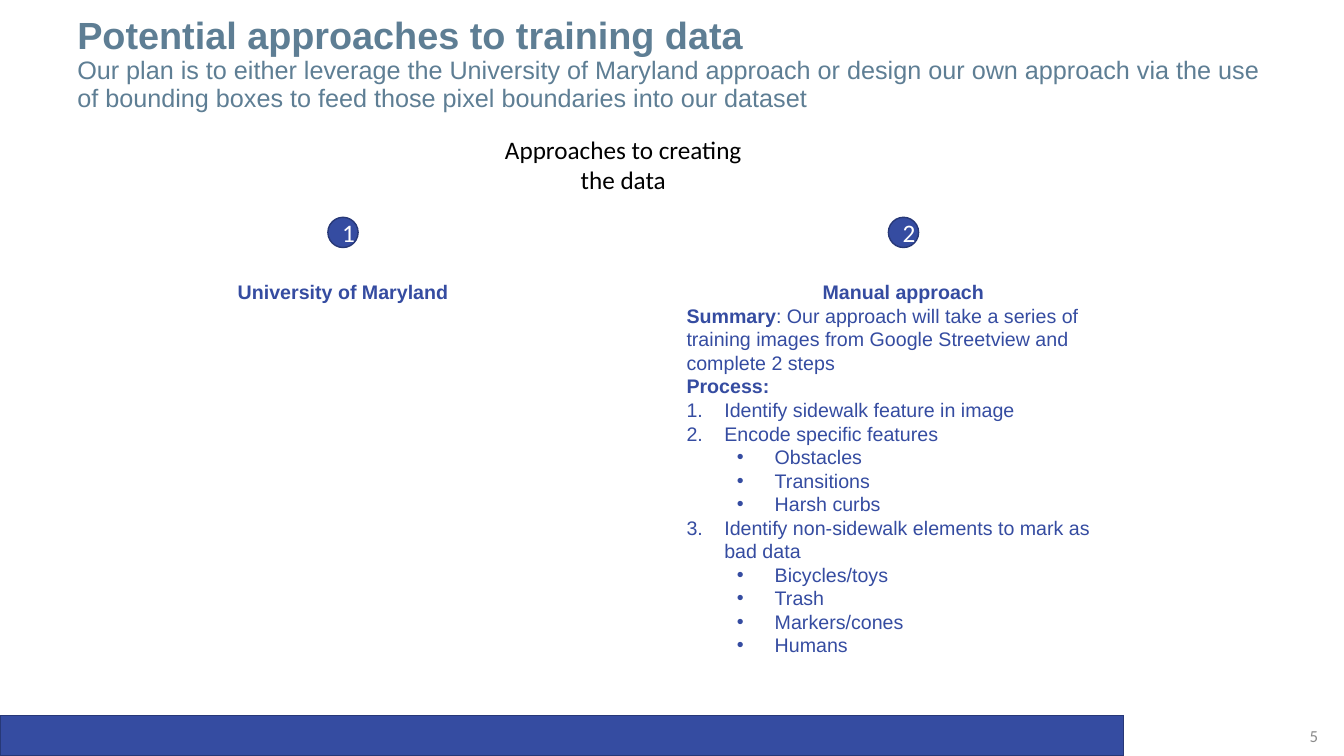
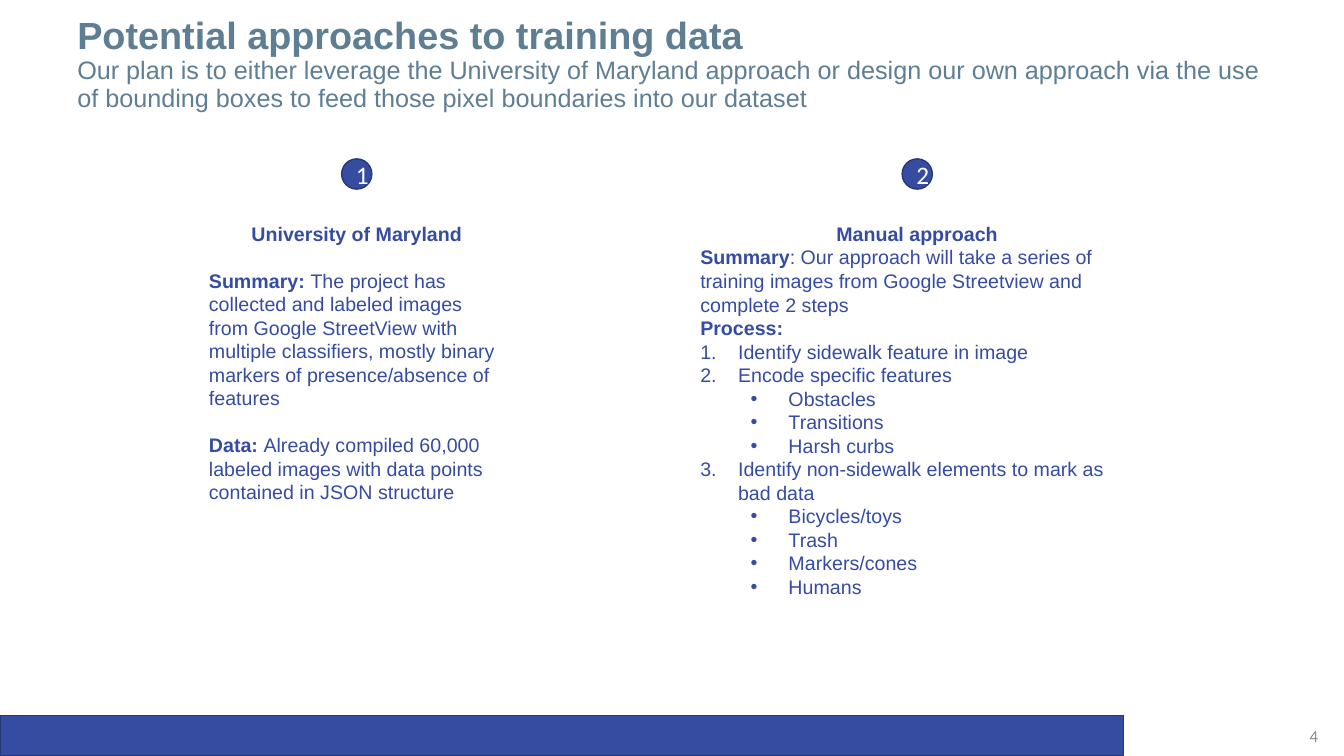
Before and after one commit to anabbott/CapstoneProject, a slide deck: slide 4 of CafeTalks/20170604_CafeTalkIPresentation_v03.pptx (slide 5 before the commit). Drawn at 1344x756 pixels with LibreOffice and Linux fonts; fonts in the diff are those of the drawing; background and template pictures are left out. Boxes give left, top, right and bottom in pixels: in the first picture for what was removed or moved away, otherwise in the second. Text is boxed around its words. In the diff, an @@ line names an element or a change of style, - is before the commit and + after.

```diff
--- a/CafeTalks/20170604_CafeTalkIPresentation_v03.pptx
+++ b/CafeTalks/20170604_CafeTalkIPresentation_v03.pptx
@@ text removed at (505, 141, 742, 189) @@
-Approaches to creating the data
@@ 2 ellipses, 1 text: place and size @@
-2 ellipses, 1 text at (328, 218, 1090, 652)
+2 ellipses, 1 text at (342, 159, 1104, 594)
@@ text "University of Maryland": place and size @@
-text "University of Maryland" at (238, 284, 448, 303)
+text "University of Maryland" at (209, 226, 494, 499)
@@ text at (209, 273, 494, 499): paragraphs added @@
+Summary: The project has collected and labeled images from Google StreetView with multiple classifiers, mostly binary markers of presence/absence of features
+Data: Already compiled 60,000 labeled images with data points contained in JSON structure
@@ page number at (1310, 731, 1318, 742): text changed @@
-5
+4
```
Also in this commit, not shown: 6 other slides changed, 1 slide added, 1 slide removed.
